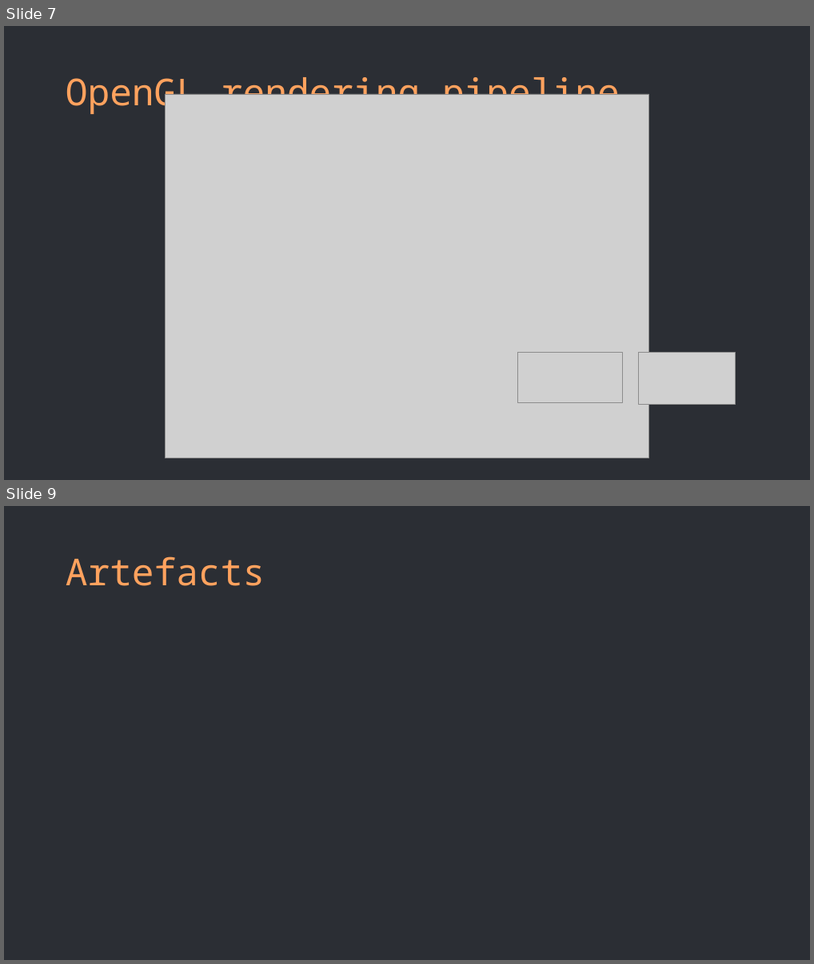
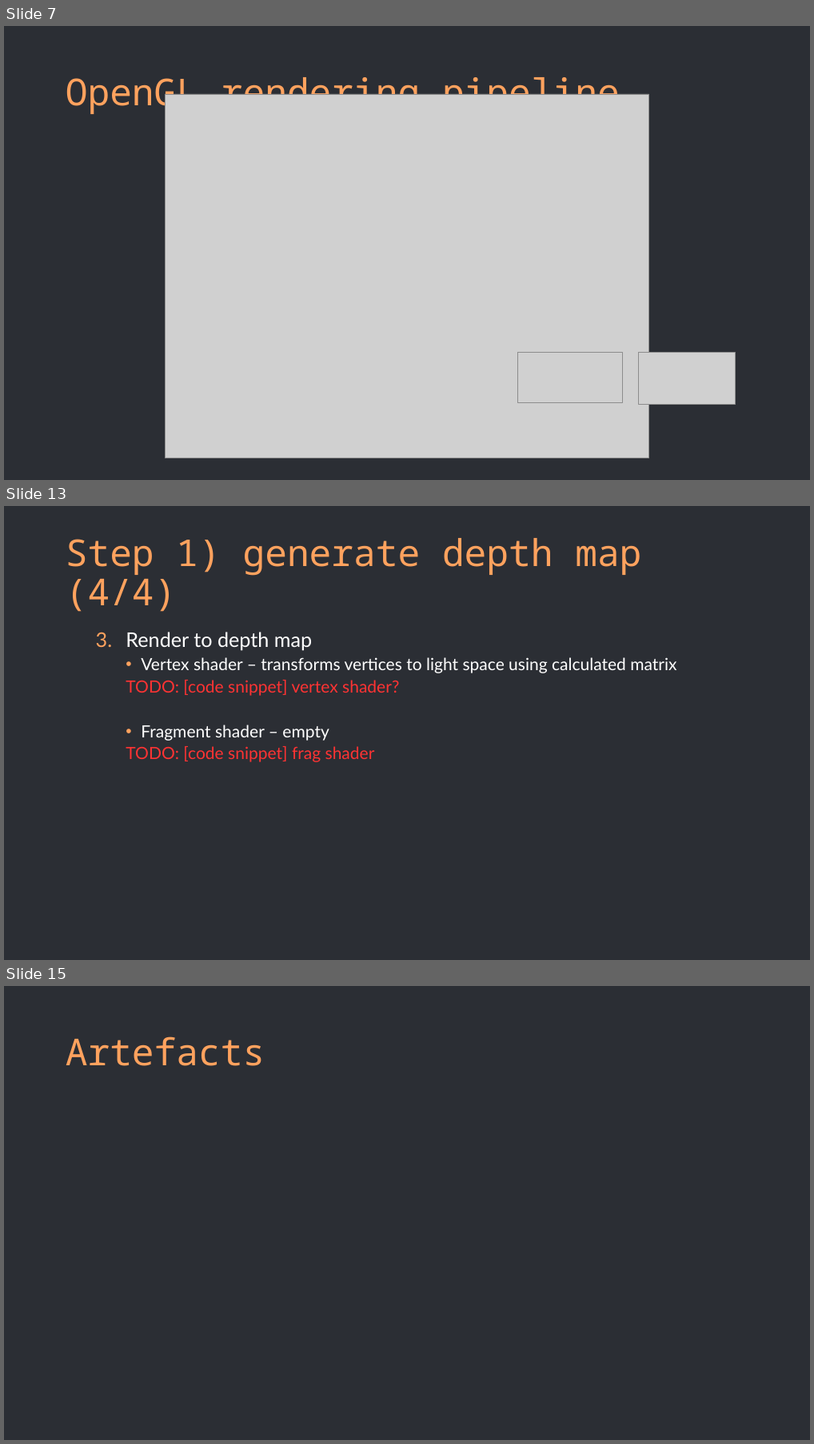
Before and after one commit to Alba-NR/ShadowMapping_TechTalk, a slide deck: slides/slides.pptx. Shown one above the other, each under a label of ours: slides 7 and 9 before the commit, slides 7, 13 and 15 after it; the slides between them are not shown. The pictures are 814x964 and 814x1444 pixels, drawn with LibreOffice and Linux fonts; fonts in the diff are those of the drawing; grey boxes stand for pictures. Boxes give left, top, right and bottom in pixels: in the first picture for what was removed or moved away, otherwise in the second. Text is boxed around its words. In the diff, an @@ line names an element or a change of style, - is before the commit and + after.

```diff
--- a/slides/slides.pptx
+++ b/slides/slides.pptx
@@ slide 13 added at box(4, 506, 810, 960), background #2B2E34 @@
@@ title added at box(66, 538, 642, 612), 44 pt, text #FFA25E @@
+Step 1) generate depth map (4/4)
@@ text added at box(126, 632, 677, 762), 20 pt, text #FFFFFF @@
+  3. Render to depth map
+    • Vertex shader – transforms vertices to light space using calculated matrix
+    TODO: [code snippet] vertex shader?
+    • Fragment shader – empty
+    TODO: [code snippet] frag shader
@@ what was slide 9 is now slide 15 @@
```
Also in this commit, not shown: 1 slide changed, 5 other slides added.
